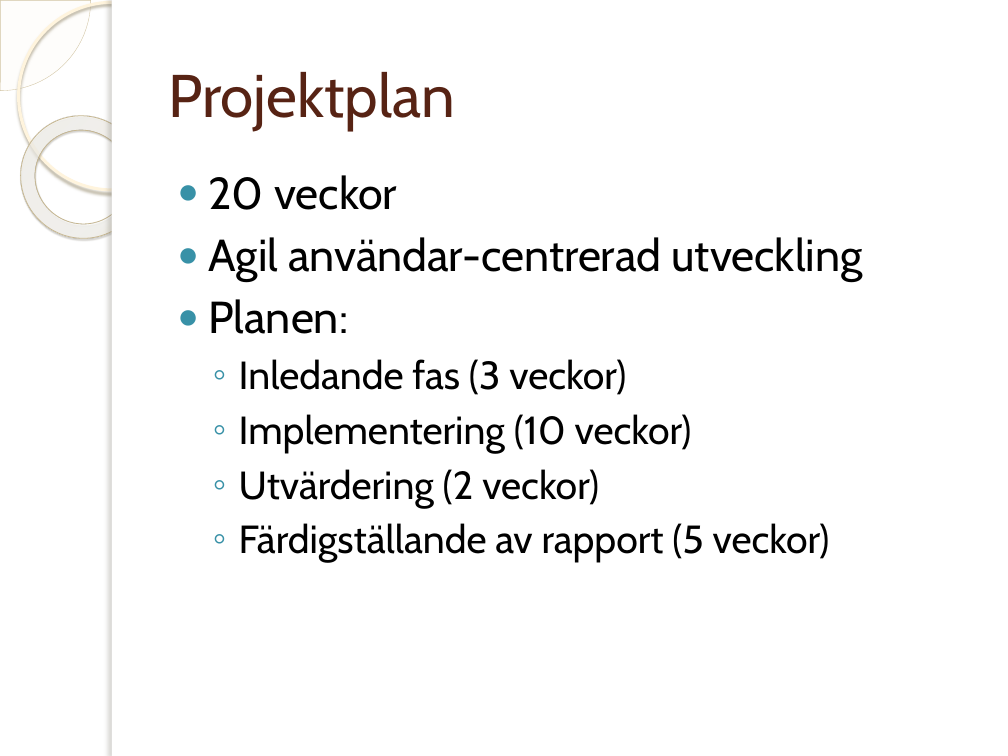
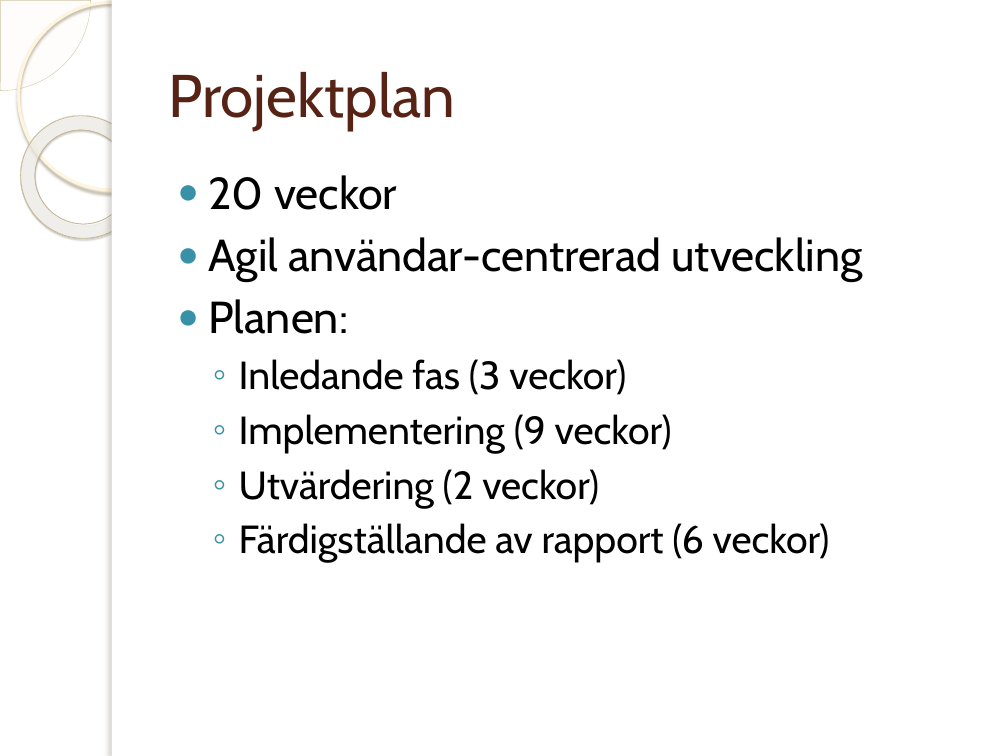
Before and after one commit to jakelamotta/master_thesis, a slide deck: slide 4 of presentations/presentation_swe.pptx. Drawn at 1008x756 pixels with LibreOffice and Linux fonts; fonts in the diff are those of the drawing; background and template pictures are left out. Boxes give left, top, right and bottom in pixels: in the first picture for what was removed or moved away, otherwise in the second. Text is boxed around its words. In the diff, an @@ line names an element or a change of style, - is before the commit and + after.

```diff
--- a/presentations/presentation_swe.pptx
+++ b/presentations/presentation_swe.pptx
@@ text at box(239, 414, 672, 454): text changed @@
-  ◦ Implementering (10 veckor)
+  ◦ Implementering (9 veckor)
@@ text at box(239, 523, 830, 563): text changed @@
-  ◦ Färdigställande av rapport (5 veckor)
+  ◦ Färdigställande av rapport (6 veckor)
```
Also in this commit, not shown: 3 other slides changed, 1 slide added.
